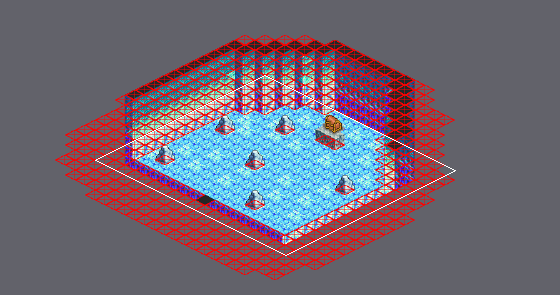
Two versions of a level (Tiled map, Final_Fantasy_Mystery_World/Game/assets/maps/Quest1_Boss.tmx). Above, an overview of the earlier version with the close-up marked.
Close-up. As it was:
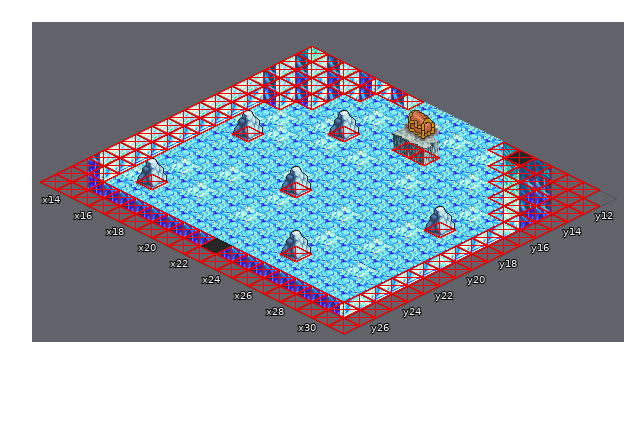
Cells are 32x16 px. Isometric: x runs down to the right, y down to the left. Shown: x 13..31, y 11..27.
And afterwards:
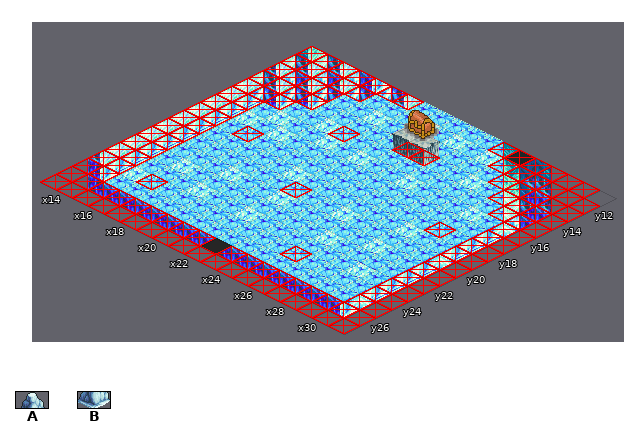
Key: from "ques1_tileset": A 190, B 211.
_ is an empty cell.
The commit says: all rocks quest 2 added
Edits made:
{"where": "layer \"Enviorment\""}
{"y":14,"x":18,"old":"A","new":"_"}
{"y":15,"x":19,"old":"B","new":"_"}
{"y":17,"x":15,"old":"A","new":"_"}
{"y":17,"x":27,"old":"A","new":"_"}
{"y":18,"x":16,"old":"B","new":"_"}
{"y":18,"x":28,"old":"B","new":"_"}
{"y":19,"x":20,"old":"A","new":"_"}
{"y":20,"x":21,"old":"B","new":"_"}
{"y":23,"x":15,"old":"A","new":"_"}
{"y":23,"x":24,"old":"A","new":"_"}
{"y":24,"x":16,"old":"B","new":"_"}
{"y":24,"x":25,"old":"B","new":"_"}
{"label":"removed","picture_box":[232,110,264,142]}
{"label":"removed","picture_box":[328,110,360,142]}
{"label":"removed","picture_box":[136,158,168,190]}
{"label":"removed","picture_box":[280,166,312,198]}
{"label":"removed","picture_box":[424,206,456,238]}
{"label":"removed","picture_box":[280,230,312,262]}
